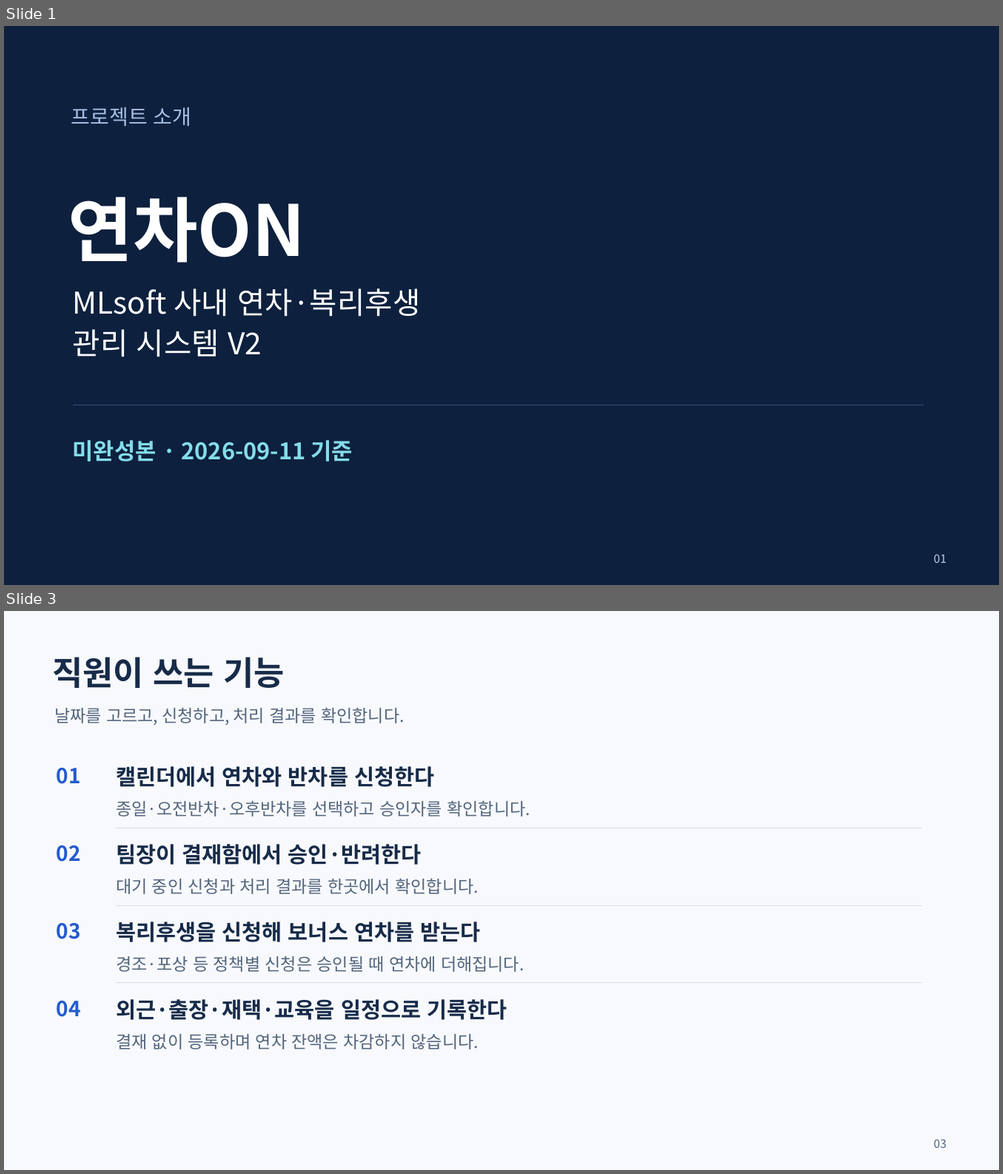
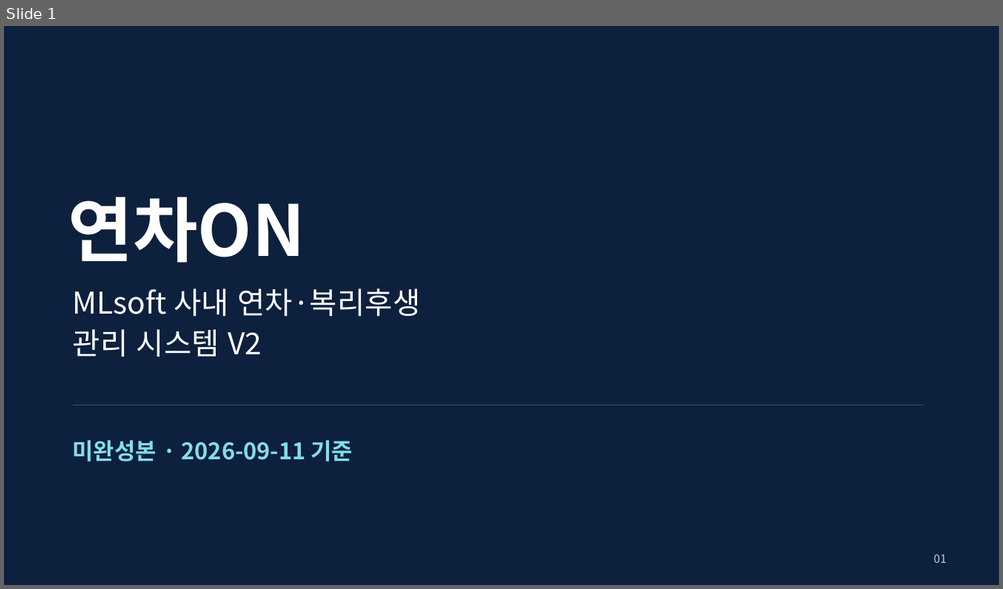
Before and after one commit to yejun9052/mlsoft-first-project, a slide deck: docs/발표자료/연차ON-프로젝트-소개-2026-09-11.pptx. Shown one above the other, each under a label of ours: slides 1 and 3 before the commit, slide 1 after it; the slides between them are not shown. The pictures are 1003x1174 and 1003x589 pixels, drawn with LibreOffice and Linux fonts; fonts in the diff are those of the drawing. Boxes give left, top, right and bottom in pixels: in the first picture for what was removed or moved away, otherwise in the second. Text is boxed around its words. In the diff, an @@ line names an element or a change of style, - is before the commit and + after.

```diff
--- a/docs/발표자료/연차ON-프로젝트-소개-2026-09-11.pptx
+++ b/docs/발표자료/연차ON-프로젝트-소개-2026-09-11.pptx
@@ slide 3 removed at (4, 611, 999, 1170), background #F7F9FC @@
@@ text removed at (52, 657, 284, 688) @@
-직원이 쓰는 기능
@@ text removed at (54, 707, 404, 725) @@
-날짜를 고르고, 신청하고, 처리 결과를 확인합니다.
@@ text removed at (57, 768, 81, 784) @@
-01
@@ text removed at (116, 766, 434, 787) @@
-캘린더에서 연차와 반차를 신청한다
@@ text removed at (116, 800, 530, 817) @@
-종일·오전반차·오후반차를 선택하고 승인자를 확인합니다.
@@ line removed from (116, 828) to (922, 828) @@
@@ text removed at (57, 846, 81, 862) @@
-02
@@ text removed at (116, 844, 421, 865) @@
-팀장이 결재함에서 승인·반려한다
@@ text removed at (116, 878, 478, 894) @@
-대기 중인 신청과 처리 결과를 한곳에서 확인합니다.
@@ line removed from (116, 906) to (922, 906) @@
@@ text removed at (57, 923, 81, 940) @@
-03
@@ text removed at (116, 922, 481, 943) @@
-복리후생을 신청해 보너스 연차를 받는다
@@ text removed at (116, 957, 523, 972) @@
-경조·포상 등 정책별 신청은 승인될 때 연차에 더해집니다.
@@ line removed from (116, 983) to (922, 983) @@
@@ text removed at (57, 1001, 81, 1017) @@
-04
@@ text removed at (116, 999, 506, 1020) @@
-외근·출장·재택·교육을 일정으로 기록한다
@@ text removed at (116, 1034, 478, 1050) @@
-결재 없이 등록하며 연차 잔액은 차감하지 않습니다.
@@ text removed at (933, 1139, 946, 1148) @@
-03
@@ slide 1 changed as well @@
@@ text removed at (71, 107, 192, 126) @@
-프로젝트 소개
```
Also in this commit, not shown: 16 other slides changed, 3 other slides removed, 2 other files.
